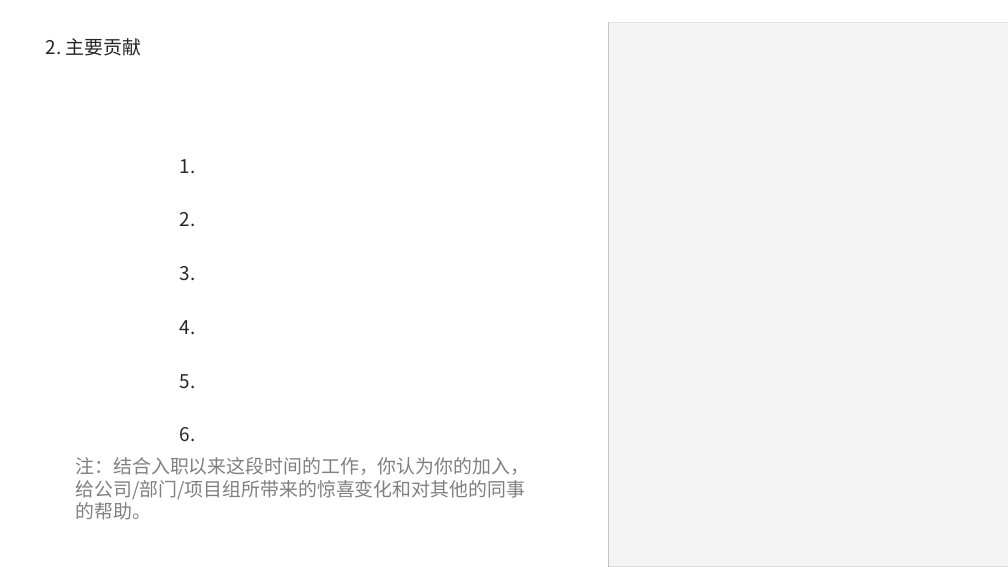
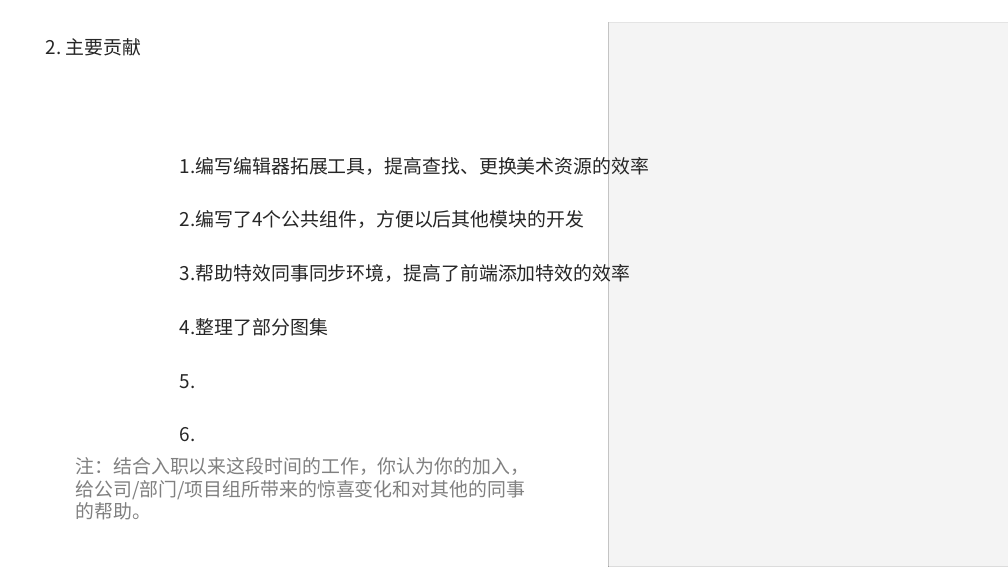
Before and after one commit to Hengle/UnityLearn-1, a slide deck: slide 4 of 转正答辩PPT_篮球前端_王祖雄.pptx. Drawn at 1008x567 pixels with LibreOffice and Linux fonts; fonts in the diff are those of the drawing; grey boxes stand for pictures; background and template pictures are left out. Boxes give left, top, right and bottom in pixels: in the first picture for what was removed or moved away, otherwise in the second. Text is boxed around its words. In the diff, an @@ line names an element or a change of style, - is before the commit and + after.

```diff
--- a/转正答辩PPT_篮球前端_王祖雄.pptx
+++ b/转正答辩PPT_篮球前端_王祖雄.pptx
@@ text at (180, 153, 649, 336): text changed @@
-1.
-2.
-3.
-4.
+1.编写编辑器拓展工具，提高查找、更换美术资源的效率
+2.编写了4个公共组件，方便以后其他模块的开发
+3.帮助特效同事同步环境，提高了前端添加特效的效率
+4.整理了部分图集
```
Also in this commit, not shown: 5 other slides changed.
